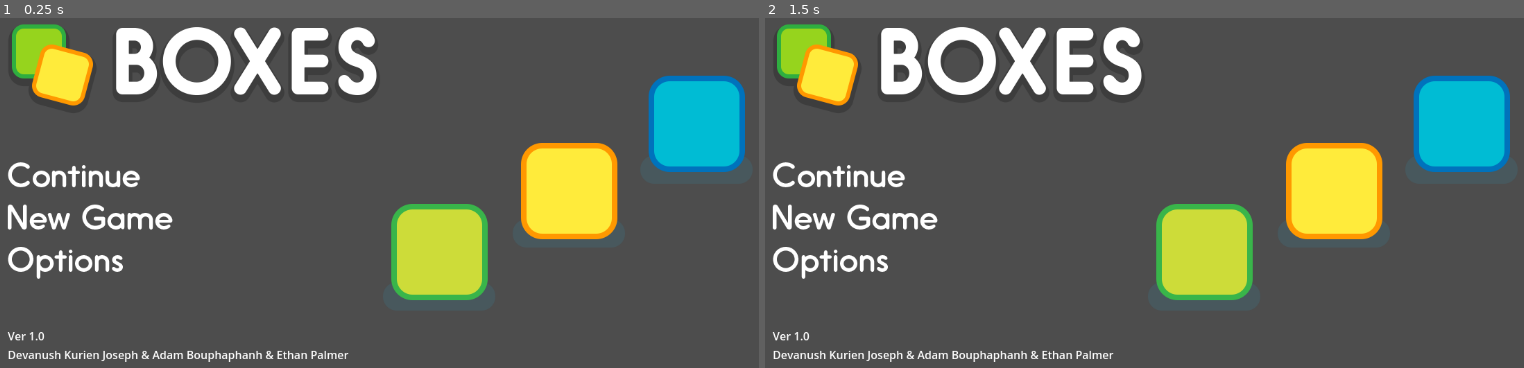
Above: before the commit, frames 1-2 (left to right).
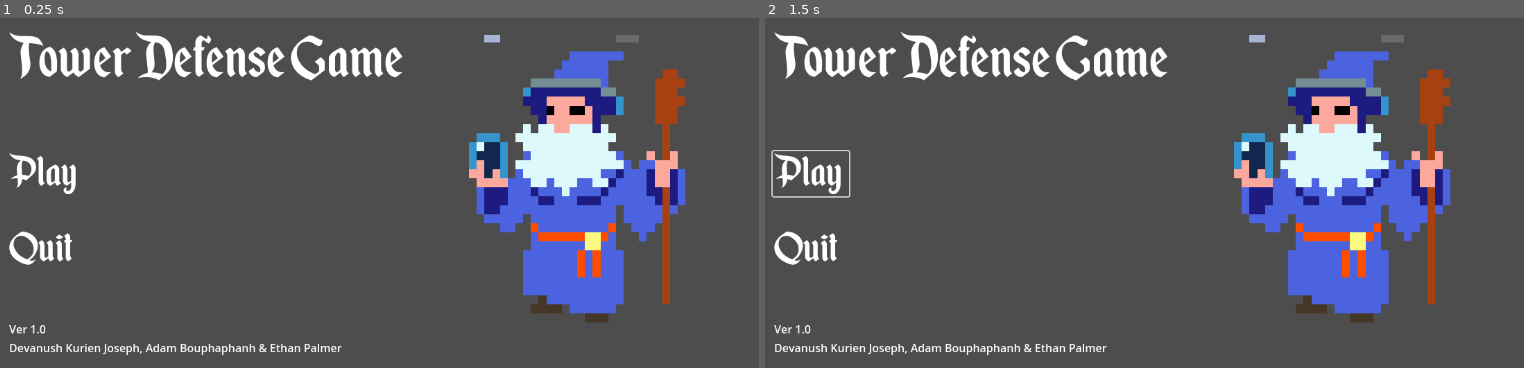
Above: after the commit, the same moments.

Repository: WizardsNStuff/tower-defense
Game: Godot game, scene res://main_menu/Main_Menu.tscn
Two runs of this game, one before a commit and one after it. Both use one fixed random seed, a clock stepped at 60 frames per second and the inputs below. This scene is started directly instead of the project's main scene.
Inputs (mouse positions are in pixels of both pictures, inside the frame that each line leads up to):
- Up to frame 1 (0.25 s): no input
- Up to frame 2 (1.5 s): click (962, 175) at 0.52 s; click (810, 175) at 1.27 s

The runs differ from the first frame. In frame 1, 28% of the frame differs, in the area x 0-99%, y 1-99%; in frame 2, 28%.

Commit message:
fixed tileMap bug and adjusted main menu screen

Diff:
--- a/level_1.tscn
+++ b/level_1.tscn
@@ -80,226 +80,6 @@
 13:19/0 = 0
 0:22/0 = 0
 1:22/0 = 0
-0:24/0 = 0
-1:24/0 = 0
-2:24/0 = 0
-3:24/0 = 0
-4:24/0 = 0
-5:24/0 = 0
-6:24/0 = 0
-7:24/0 = 0
-0:25/0 = 0
-1:25/0 = 0
-2:25/0 = 0
-3:25/0 = 0
-4:25/0 = 0
-5:25/0 = 0
-6:25/0 = 0
-7:25/0 = 0
-0:26/0 = 0
-1:26/0 = 0
-2:26/0 = 0
-3:26/0 = 0
-4:26/0 = 0
-5:26/0 = 0
-6:26/0 = 0
-7:26/0 = 0
-0:27/0 = 0
-1:27/0 = 0
-2:27/0 = 0
-3:27/0 = 0
-4:27/0 = 0
-5:27/0 = 0
-6:27/0 = 0
-7:27/0 = 0
-2:28/0 = 0
-3:28/0 = 0
-4:28/0 = 0
-5:28/0 = 0
-6:28/0 = 0
-7:28/0 = 0
-2:29/0 = 0
-3:29/0 = 0
-4:29/0 = 0
-5:29/0 = 0
-6:29/0 = 0
-7:29/0 = 0
-0:30/0 = 0
-1:30/0 = 0
-2:30/0 = 0
-3:30/0 = 0
-4:30/0 = 0
-5:30/0 = 0
-6:30/0 = 0
-7:30/0 = 0
-0:31/0 = 0
-1:31/0 = 0
-2:31/0 = 0
-3:31/0 = 0
-4:31/0 = 0
-5:31/0 = 0
-6:31/0 = 0
-7:31/0 = 0
-0:32/0 = 0
-1:32/0 = 0
-2:32/0 = 0
-3:32/0 = 0
-4:32/0 = 0
-5:32/0 = 0
-6:32/0 = 0
-7:32/0 = 0
-8:32/0 = 0
-9:32/0 = 0
-10:32/0 = 0
-11:32/0 = 0
-12:32/0 = 0
-13:32/0 = 0
-14:32/0 = 0
-15:32/0 = 0
-16:32/0 = 0
-17:32/0 = 0
-0:33/0 = 0
-1:33/0 = 0
-2:33/0 = 0
-3:33/0 = 0
-4:33/0 = 0
-5:33/0 = 0
-6:33/0 = 0
-7:33/0 = 0
-8:33/0 = 0
-9:33/0 = 0
-10:33/0 = 0
-11:33/0 = 0
-12:33/0 = 0
-13:33/0 = 0
-14:33/0 = 0
-15:33/0 = 0
-16:33/0 = 0
-17:33/0 = 0
-0:34/0 = 0
-1:34/0 = 0
-2:34/0 = 0
-3:34/0 = 0
-4:34/0 = 0
-5:34/0 = 0
-6:34/0 = 0
-7:34/0 = 0
-8:34/0 = 0
-9:34/0 = 0
-10:34/0 = 0
-11:34/0 = 0
-12:34/0 = 0
-13:34/0 = 0
-0:35/0 = 0
-1:35/0 = 0
-2:35/0 = 0
-3:35/0 = 0
-4:35/0 = 0
-5:35/0 = 0
-6:35/0 = 0
-7:35/0 = 0
-8:35/0 = 0
-9:35/0 = 0
-10:35/0 = 0
-11:35/0 = 0
-12:35/0 = 0
-13:35/0 = 0
-0:36/0 = 0
-1:36/0 = 0
-2:36/0 = 0
-3:36/0 = 0
-0:37/0 = 0
-1:37/0 = 0
-2:37/0 = 0
-3:37/0 = 0
-0:38/0 = 0
-1:38/0 = 0
-2:38/0 = 0
-3:38/0 = 0
-4:38/0 = 0
-5:38/0 = 0
-6:38/0 = 0
-7:38/0 = 0
-8:38/0 = 0
-9:38/0 = 0
-10:38/0 = 0
-11:38/0 = 0
-12:38/0 = 0
-13:38/0 = 0
-14:38/0 = 0
-15:38/0 = 0
-16:38/0 = 0
-17:38/0 = 0
-18:38/0 = 0
-19:38/0 = 0
-20:38/0 = 0
-21:38/0 = 0
-22:38/0 = 0
-23:38/0 = 0
-24:38/0 = 0
-25:38/0 = 0
-26:38/0 = 0
-27:38/0 = 0
-28:38/0 = 0
-29:38/0 = 0
-30:38/0 = 0
-31:38/0 = 0
-0:39/0 = 0
-1:39/0 = 0
-2:39/0 = 0
-3:39/0 = 0
-4:39/0 = 0
-5:39/0 = 0
-6:39/0 = 0
-7:39/0 = 0
-8:39/0 = 0
-9:39/0 = 0
-10:39/0 = 0
-11:39/0 = 0
-12:39/0 = 0
-13:39/0 = 0
-14:39/0 = 0
-15:39/0 = 0
-16:39/0 = 0
-17:39/0 = 0
-18:39/0 = 0
-19:39/0 = 0
-20:39/0 = 0
-21:39/0 = 0
-22:39/0 = 0
-23:39/0 = 0
-24:39/0 = 0
-25:39/0 = 0
-26:39/0 = 0
-27:39/0 = 0
-28:39/0 = 0
-29:39/0 = 0
-30:39/0 = 0
-31:39/0 = 0
-0:40/0 = 0
-1:40/0 = 0
-2:40/0 = 0
-3:40/0 = 0
-0:41/0 = 0
-1:41/0 = 0
-2:41/0 = 0
-3:41/0 = 0
-0:42/0 = 0
-1:42/0 = 0
-2:42/0 = 0
-3:42/0 = 0
-0:43/0 = 0
-1:43/0 = 0
-2:43/0 = 0
-3:43/0 = 0
-0:44/0 = 0
-1:44/0 = 0
-2:44/0 = 0
-3:44/0 = 0
-0:45/0 = 0
-1:45/0 = 0
-2:45/0 = 0
-3:45/0 = 0
 4:6/0 = 0
 5:6/0 = 0
 6:6/0 = 0
--- a/main_menu/Main_Menu.tscn
+++ b/main_menu/Main_Menu.tscn
@@ -1,20 +1,40 @@
-[gd_scene load_steps=9 format=3 uid="uid://cdsry1r7ltxca"]
+[gd_scene load_steps=17 format=3 uid="uid://cdsry1r7ltxca"]
 
 [ext_resource type="Texture2D" uid="uid://dd64g5iycevoc" path="res://main_menu/title.png" id="1_0ti12"]
+[ext_resource type="FontFile" uid="uid://ldri87twec1q" path="res://Assets/Enchanted Land.otf" id="1_54o10"]
 [ext_resource type="Texture2D" uid="uid://bafanq0rgwn2n" path="res://main_menu/label_new_game.png" id="2_u2a42"]
 [ext_resource type="Texture2D" uid="uid://2eknsbtc7dvc" path="res://main_menu/label_continue.png" id="3_i6cs8"]
 [ext_resource type="Script" path="res://main_menu/Continue.gd" id="3_k0tvc"]
+[ext_resource type="Script" path="res://main_menu/playBtn.gd" id="3_qdmks"]
 [ext_resource type="Texture2D" uid="uid://db2yk154q1juh" path="res://main_menu/label_options.png" id="4_wl2dq"]
 [ext_resource type="Script" path="res://main_menu/NewGame.gd" id="5_ervpl"]
 [ext_resource type="Texture2D" uid="uid://dwwruxgcfd0e4" path="res://main_menu/characters.png" id="6_c6loy"]
 [ext_resource type="Script" path="res://main_menu/Options.gd" id="7_fpg5f"]
+[ext_resource type="Texture2D" uid="uid://brgp8syyw3o2h" path="res://Assets/rogues.png" id="9_oom6t"]
+[ext_resource type="Script" path="res://main_menu/quitBtn.gd" id="10_cf0q6"]
+
+[sub_resource type="LabelSettings" id="LabelSettings_luch5"]
+font = ExtResource("1_54o10")
+font_size = 100
+
+[sub_resource type="LabelSettings" id="LabelSettings_2uf3r"]
+font = ExtResource("1_54o10")
+font_size = 72
+
+[sub_resource type="LabelSettings" id="LabelSettings_tre16"]
+font = ExtResource("1_54o10")
+font_size = 72
+
+[sub_resource type="LabelSettings" id="LabelSettings_15typ"]
 
 [node name="MarginContainer" type="MarginContainer"]
 anchors_preset = 15
 anchor_right = 1.0
 anchor_bottom = 1.0
-offset_left = -80.0
-offset_right = 82.0
+offset_left = -78.0
+offset_top = -10.0
+offset_right = 84.0
+offset_bottom = -10.0
 grow_horizontal = 2
 grow_vertical = 2
 theme_override_constants/margin_left = 120
@@ -28,7 +48,13 @@
 [node name="VBoxContainer" type="VBoxContainer" parent="HBoxContainer"]
 layout_mode = 2
 
+[node name="Label" type="Label" parent="HBoxContainer/VBoxContainer"]
+layout_mode = 2
+text = "Tower Defense Game"
+label_settings = SubResource("LabelSettings_luch5")
+
 [node name="Logo" type="TextureRect" parent="HBoxContainer/VBoxContainer"]
+visible = false
 layout_mode = 2
 texture = ExtResource("1_0ti12")
 stretch_mode = 2
@@ -39,41 +65,87 @@
 theme_override_constants/separation = 25
 alignment = 1
 
+[node name="Play" type="Label" parent="HBoxContainer/VBoxContainer/MenuOptions"]
+layout_mode = 2
+mouse_default_cursor_shape = 2
+text = "Play"
+label_settings = SubResource("LabelSettings_2uf3r")
+
+[node name="Button" type="Button" parent="HBoxContainer/VBoxContainer/MenuOptions/Play"]
+layout_mode = 2
+offset_left = -2.0
+offset_top = 12.0
+offset_right = 108.0
+offset_bottom = 77.0
+mouse_default_cursor_shape = 2
+flat = true
+script = ExtResource("3_qdmks")
+
 [node name="TextureButton" type="TextureButton" parent="HBoxContainer/VBoxContainer/MenuOptions"]
+visible = false
 layout_mode = 2
 mouse_default_cursor_shape = 2
 texture_normal = ExtResource("3_i6cs8")
 script = ExtResource("3_k0tvc")
 
 [node name="TextureButton2" type="TextureButton" parent="HBoxContainer/VBoxContainer/MenuOptions"]
+visible = false
 layout_mode = 2
 mouse_default_cursor_shape = 2
 texture_normal = ExtResource("2_u2a42")
 script = ExtResource("5_ervpl")
 
 [node name="TextureButton3" type="TextureButton" parent="HBoxContainer/VBoxContainer/MenuOptions"]
+visible = false
 layout_mode = 2
 mouse_default_cursor_shape = 2
 texture_normal = ExtResource("4_wl2dq")
 script = ExtResource("7_fpg5f")
 
+[node name="Quit" type="Label" parent="HBoxContainer/VBoxContainer/MenuOptions"]
+layout_mode = 2
+text = "Quit
+"
+label_settings = SubResource("LabelSettings_tre16")
+
+[node name="Button" type="Button" parent="HBoxContainer/VBoxContainer/MenuOptions/Quit"]
+layout_mode = 0
+offset_left = -5.0
+offset_top = 14.0
+offset_right = 98.0
+offset_bottom = 72.0
+mouse_default_cursor_shape = 2
+flat = true
+script = ExtResource("10_cf0q6")
+
 [node name="Version" type="Label" parent="HBoxContainer/VBoxContainer"]
 layout_mode = 2
 text = "Ver 1.0"
+label_settings = SubResource("LabelSettings_15typ")
 
 [node name="Credits" type="Label" parent="HBoxContainer/VBoxContainer"]
 layout_mode = 2
-text = "Devanush Kurien Joseph & Adam Bouphaphanh & Ethan Palmer"
+text = "Devanush Kurien Joseph, Adam Bouphaphanh & Ethan Palmer"
 
 [node name="CenterContainer" type="CenterContainer" parent="HBoxContainer"]
 layout_mode = 2
 size_flags_horizontal = 3
 
+[node name="Sprite2D" type="Sprite2D" parent="HBoxContainer/CenterContainer"]
+position = Vector2(262, 239)
+scale = Vector2(11.1389, 13.0313)
+texture = ExtResource("9_oom6t")
+region_enabled = true
+region_rect = Rect2(31.3333, 127.111, 36, 32.8889)
+
 [node name="Menu Illustration" type="TextureRect" parent="HBoxContainer/CenterContainer"]
+visible = false
 layout_mode = 2
 texture = ExtResource("6_c6loy")
 stretch_mode = 2
 
+[connection signal="pressed" from="HBoxContainer/VBoxContainer/MenuOptions/Play/Button" to="HBoxContainer/VBoxContainer/MenuOptions/Play/Button" method="_on_pressed"]
 [connection signal="pressed" from="HBoxContainer/VBoxContainer/MenuOptions/TextureButton" to="HBoxContainer/VBoxContainer/MenuOptions/TextureButton" method="_on_pressed"]
 [connection signal="pressed" from="HBoxContainer/VBoxContainer/MenuOptions/TextureButton2" to="HBoxContainer/VBoxContainer/MenuOptions/TextureButton2" method="_on_pressed"]
 [connection signal="pressed" from="HBoxContainer/VBoxContainer/MenuOptions/TextureButton3" to="HBoxContainer/VBoxContainer/MenuOptions/TextureButton3" method="_on_pressed"]
+[connection signal="pressed" from="HBoxContainer/VBoxContainer/MenuOptions/Quit/Button" to="HBoxContainer/VBoxContainer/MenuOptions/Quit/Button" method="_on_pressed"]
--- /dev/null
+++ b/main_menu/playBtn.gd
@@ -0,0 +1,15 @@
+extends Button
+
+
+# Called when the node enters the scene tree for the first time.
+func _ready() -> void:
+	pass # Replace with function body.
+
+
+# Called every frame. 'delta' is the elapsed time since the previous frame.
+func _process(delta: float) -> void:
+	pass
+
+
+func _on_pressed() -> void:
+	print("play")
--- /dev/null
+++ b/main_menu/quitBtn.gd
@@ -0,0 +1,17 @@
+extends Button
+
+
+# Called when the node enters the scene tree for the first time.
+func _ready() -> void:
+	pass # Replace with function body.
+
+
+# Called every frame. 'delta' is the elapsed time since the previous frame.
+func _process(delta: float) -> void:
+	pass
+
+
+
+
+func _on_pressed() -> void:
+	print("quit")
--- a/project.godot
+++ b/project.godot
@@ -17,5 +17,6 @@
 
 [rendering]
 
+textures/canvas_textures/default_texture_filter=0
 renderer/rendering_method="gl_compatibility"
 renderer/rendering_method.mobile="gl_compatibility"
Binary file added: Assets/Enchanted Land.otf
Not shown, added: Assets/Enchanted Land.otf.import
